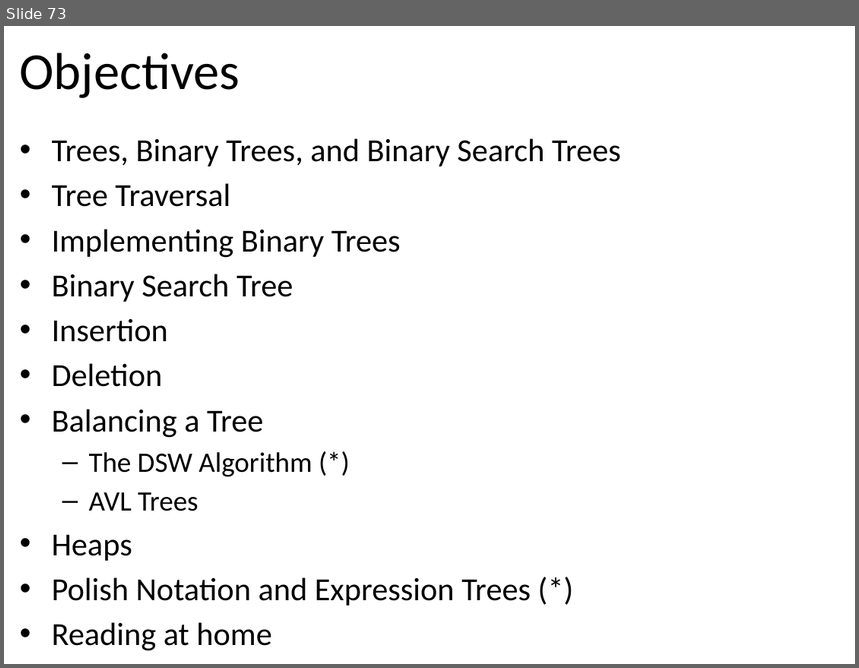
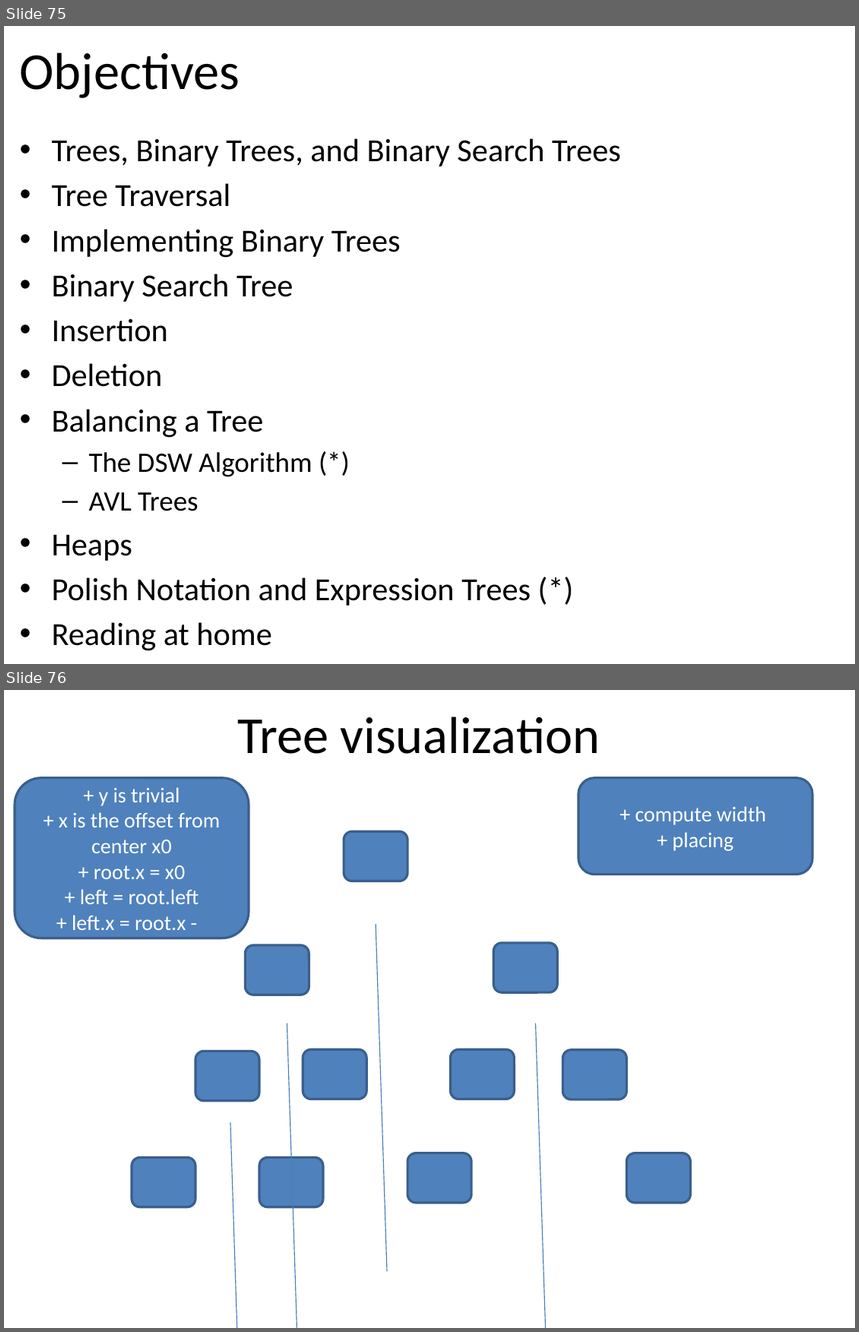
Before and after one commit to tutrunghieu/dsa-2017-java-tutorial, a slide deck: dsa2017-java-online/handouts/data-day05/Lecture 08 - Chapter 06 - Binary Trees - Day 3.pptx. Shown one above the other, each under a label of ours: slide 73 before the commit, slides 75 and 76 after it. The pictures are 859x668 and 859x1332 pixels, drawn with LibreOffice and Linux fonts; fonts in the diff are those of the drawing. Boxes give left, top, right and bottom in pixels: in the first picture for what was removed or moved away, otherwise in the second. Text is boxed around its words. In the diff, an @@ line names an element or a change of style, - is before the commit and + after.

```diff
--- a/dsa2017-java-online/handouts/data-day05/Lecture 08 - Chapter 06 - Binary Trees - Day 3.pptx
+++ b/dsa2017-java-online/handouts/data-day05/Lecture 08 - Chapter 06 - Binary Trees - Day 3.pptx
@@ slide 76 added at [4,690,855,1328], background #FFFFFF @@
@@ title added at [237,717,601,754], 44 pt, text #000000 @@
+Tree visualization
@@ rounded rectangle added at [14,777,248,938], fill #4F81BD, outline #3A5F8C 2 pt, 18 pt, text #FFFFFF @@
++ y is trivial
++ x is the offset from center x0
++ root.x = x0
++ left = root.left
++ left.x = root.x -
@@ rounded rectangle added at [579,777,813,874], fill #4F81BD, outline #3A5F8C 2 pt, 18 pt, text #FFFFFF @@
++ compute width
++ placing
@@ rounded rectangle added at [344,831,408,881], fill #4F81BD, outline #3A5F8C 2 pt @@
@@ line added from (376, 924) to (387, 1271), #4B7EBC 0.75 pt @@
@@ rounded rectangle added at [245,945,309,995], fill #4F81BD, outline #3A5F8C 2 pt @@
@@ rounded rectangle added at [493,943,557,992], fill #4F81BD, outline #3A5F8C 2 pt @@
@@ line added from (287, 1024) to (299, 1328), #4B7EBC 0.75 pt @@
@@ line added from (536, 1024) to (547, 1328), #4B7EBC 0.75 pt @@
@@ rounded rectangle added at [196,1052,259,1101], fill #4F81BD, outline #3A5F8C 2 pt @@
@@ rounded rectangle added at [303,1050,367,1100], fill #4F81BD, outline #3A5F8C 2 pt @@
@@ rounded rectangle added at [451,1050,515,1100], fill #4F81BD, outline #3A5F8C 2 pt @@
@@ rounded rectangle added at [563,1050,627,1100], fill #4F81BD, outline #3A5F8C 2 pt @@
@@ line added from (230, 1122) to (241, 1328), #4B7EBC 0.75 pt @@
@@ rounded rectangle added at [132,1158,196,1208], fill #4F81BD, outline #3A5F8C 2 pt @@
@@ rounded rectangle added at [259,1158,323,1208], fill #4F81BD, outline #3A5F8C 2 pt @@
@@ rounded rectangle added at [408,1153,471,1202], fill #4F81BD, outline #3A5F8C 2 pt @@
@@ rounded rectangle added at [627,1153,691,1202], fill #4F81BD, outline #3A5F8C 2 pt @@
@@ what was slide 73 is now slide 75 @@
```
Also in this commit, not shown: 2 slides changed, 3 other slides added, 3 other files.
